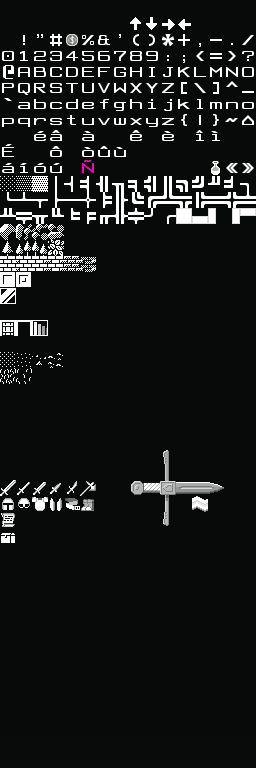
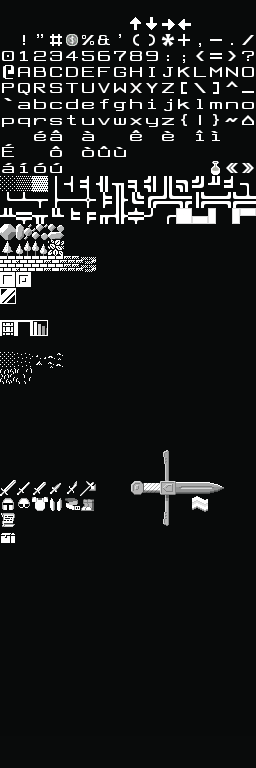
Comparing the layer stacks of the two (256, 768) images. Changes:
painted on "Tile Map" over [0, 160, 94, 256]
